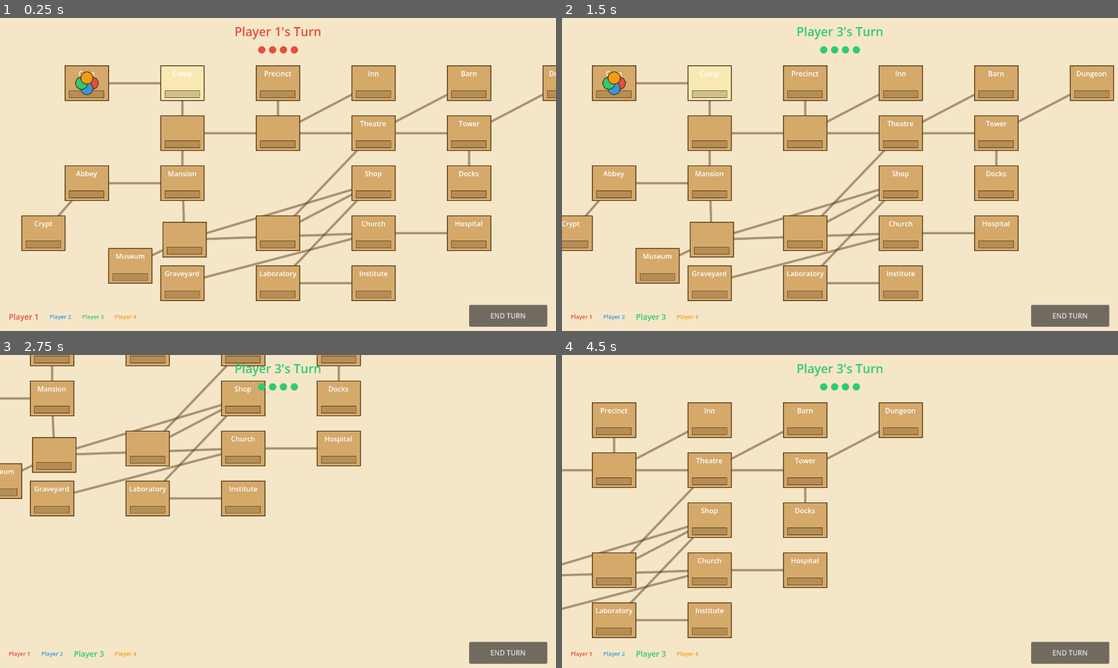
Above: before the commit, frames 1-4 (two rows, left to right).
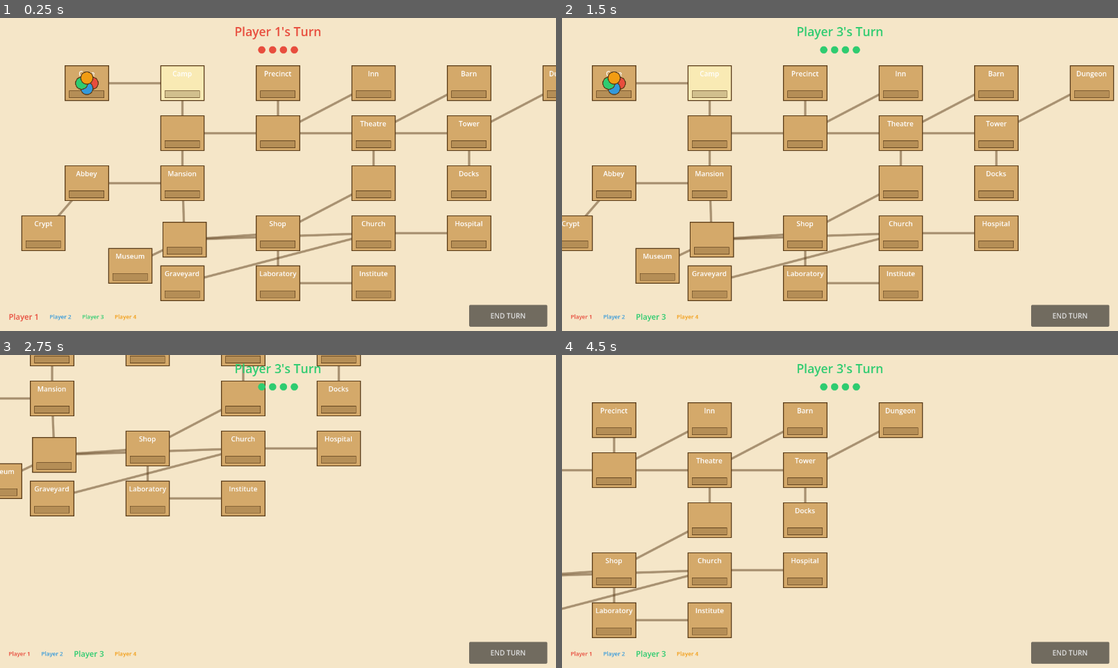
Above: after the commit, the same moments.

Repository: arlopurcell/horrified-board-game
Game: Godot game, scene res://scenes/Main.tscn
Same seed, same stepped clock (60 frames per second), same inputs: the game is played once before the commit and once after it. The project has no main scene, so this scene is started directly.
Inputs (mouse positions are in pixels of both pictures, inside the frame that each line leads up to):
- Up to frame 1 (0.25 s): no input
- Up to frame 2 (1.5 s): click "END TURN" at 0.5 s; tap Enter at 1.25 s; move the mouse to (628, 64) at 1.27 s; hold D from 1.28 s (still down); click (628, 64) at 1.42 s
- Up to frame 3 (2.75 s): move the mouse to (38, 401) at 2.02 s; release D at 2.03 s; hold S from 2.03 s (still down); click (38, 401) at 2.17 s
- Up to frame 4 (4.5 s): move the mouse to (689, 430) at 2.77 s; release S at 2.78 s; hold D 2.78-3.53 s; click (689, 430) at 2.92 s; move the mouse to (756, 373) at 3.52 s; hold W 3.53-4.28 s; click (756, 373) at 3.67 s; move the mouse to (650, 392) at 4.27 s; hold A from 4.28 s (still down); click (650, 392) at 4.42 s

The runs differ from the first frame. In frame 1, 0.6% of the frame differs, in the area x 37-69%, y 42-80%; in frame 2, 0.6%; in frame 3, 0.6%; in frame 4, 0.6%.

Commit message:
data: swap positions of Shop and Bridge2

Diff:
--- a/resources/data/board.tres
+++ b/resources/data/board.tres
@@ -119,7 +119,7 @@
 script = ExtResource("2")
 id = 14
 name = "Shop"
-position = Vector2(860, 380)
+position = Vector2(640, 495)
 neighbors = [12, 17, 21]
 has_item = false
 
@@ -143,7 +143,7 @@
 script = ExtResource("2")
 id = 17
 name = ""
-position = Vector2(640, 495)
+position = Vector2(860, 380)
 neighbors = [8, 14]
 has_item = false
 
